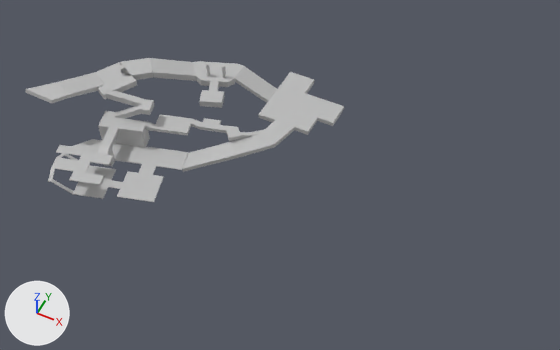
A saved change to the FBX model Content/Map/foolbox/box/foolbox_a02.fbx.
Camera for both pictures: a camera (50 mm lens) standing at (195.9, -132.0, 183.5) and looking at (118.6, 22.6, -9.8). Every picture has the same lights, and +X, +Y and +Z are marked at lower left. Where no turn or scale is listed for an object, it has been applied to the vertices. Vertices at the same position are counted once.
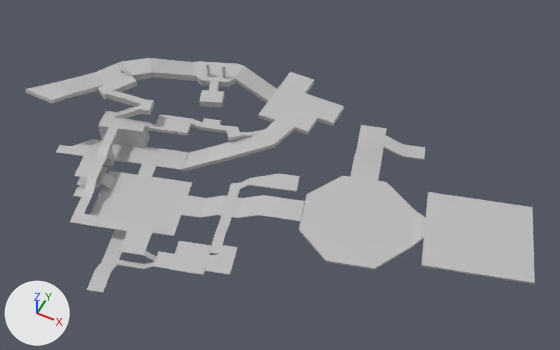
The change, as a list of edits to the scene's bpy script:
```text
Change me_mesh:
    used by ob_pcube112; location = (0.0, 0.0, 0.0)
    remove me_mesh.from_pydata(...)  # 383 vertices, 718 faces; spans x 23.6..122.8, y -11.1..75.8, z -23.0..-0.7
    add me_mesh.from_pydata(...)  # 621 vertices, 1162 faces; spans x 23.6..205.5, y -39.9..75.8, z -23.1..-0.7
    me_mesh part 1: a new loose piece of 64 vertices spanning x 52.5..66.5, y -18.0..5.4, z -20.0..-12.8, in mat_lambert1 (grey #bcbcbc)
    me_mesh part 2: a new loose piece of 48 vertices spanning x 99.0..120.8, y -22.0..1.2, z -17.9..-15.8, in mat_lambert1 (grey #bcbcbc)
    me_mesh part 3: a new loose piece of 44 vertices spanning x 63.3..102.1, y -26.8..-10.4, z -20.3..-15.1, in mat_lambert1 (grey #bcbcbc)
    me_mesh part 4: a new loose piece of 34 vertices spanning x 128.6..205.5, y 0.7..49.4, z -15.0..-12.9, in mat_lambert1 (grey #bcbcbc)
    me_mesh part 5: a new loose piece of 32 vertices spanning x 130.6..156.7, y 36.3..68.8, z -23.1..-14.3, in mat_lambert1 (grey #bcbcbc)
    me_mesh part 6
    82 vertices are removed from x 43.3..77.8, y -11.1..10.8, z -20.1..-12.9
    182 faces are deleted
    18 vertices move from x 51.4..81.6, y -4.7..11.9, z -20.1..-12.8 to x 56.8..111.6, y -39.9..17.4, z -19.8..-12.9
    92 vertices are added at x 60.0..131.8, y -39.9..29.8, z -20.1..-14.0
    6 new vertices lie (0.0, 0.0, 0.4) away from vertices in x 107.8..124.5, y 18.4..29.8, z -15.9
    202 new faces join them
```

Location of each change, (x1, y1, x2, y2) in pixels of the pictures (560 x 350 px; the box of a moved part takes in the faces that stretch with it):
'pCube112', reshaped (60% wider, 63% taller)
    before: (25, 58, 344, 202)
    after: (25, 58, 535, 293)
part 1 of me_mesh, added
    after: (73, 155, 115, 214)
part 2 of me_mesh, added
    after: (169, 224, 238, 275)
part 3 of me_mesh, added
    after: (70, 212, 174, 269)
part 4 of me_mesh, added
    after: (299, 176, 535, 284)
part 5 of me_mesh, added
    after: (350, 125, 425, 181)
part 6 of me_mesh, moved or reshaped
    before: (48, 148, 164, 202)
    after: (87, 148, 305, 293)
